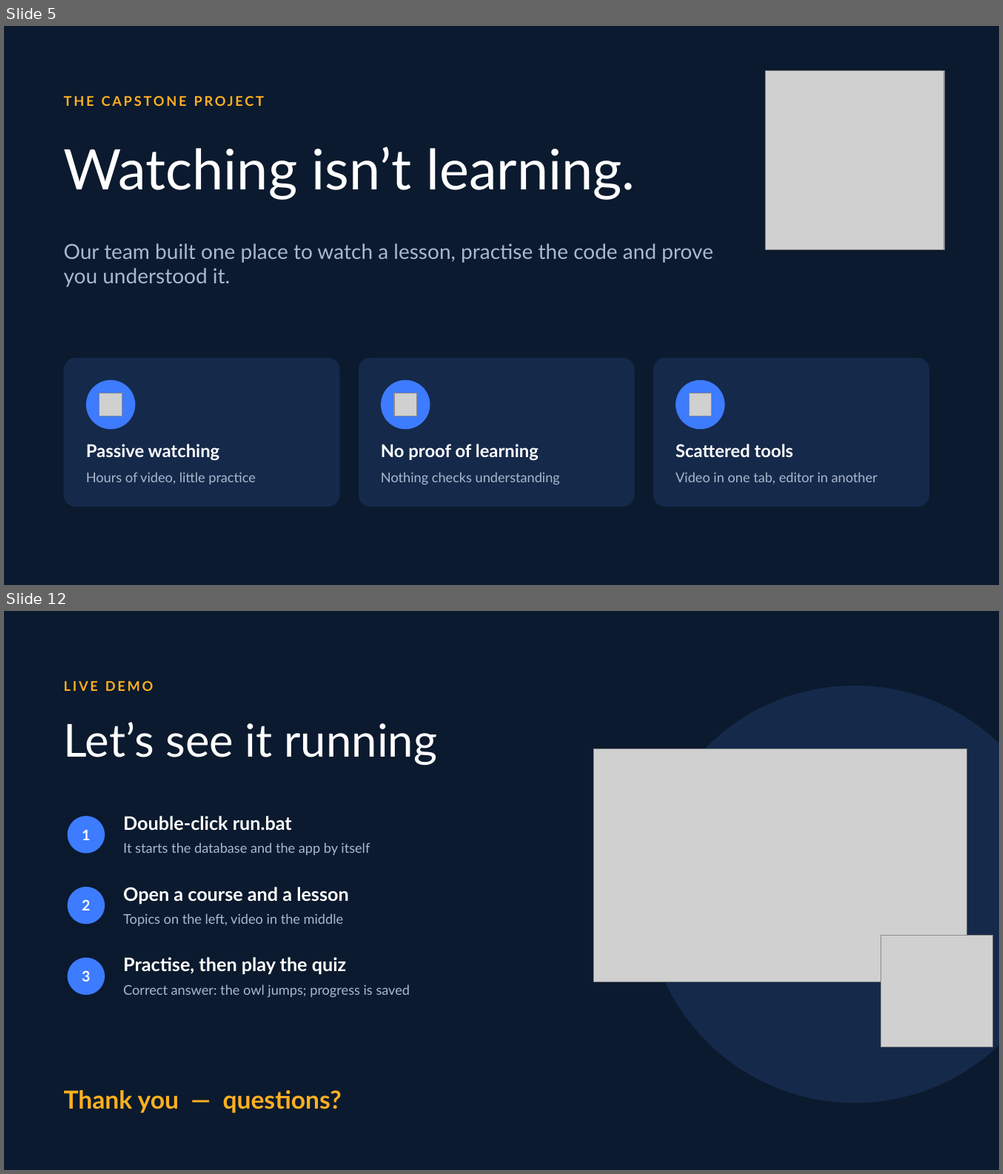
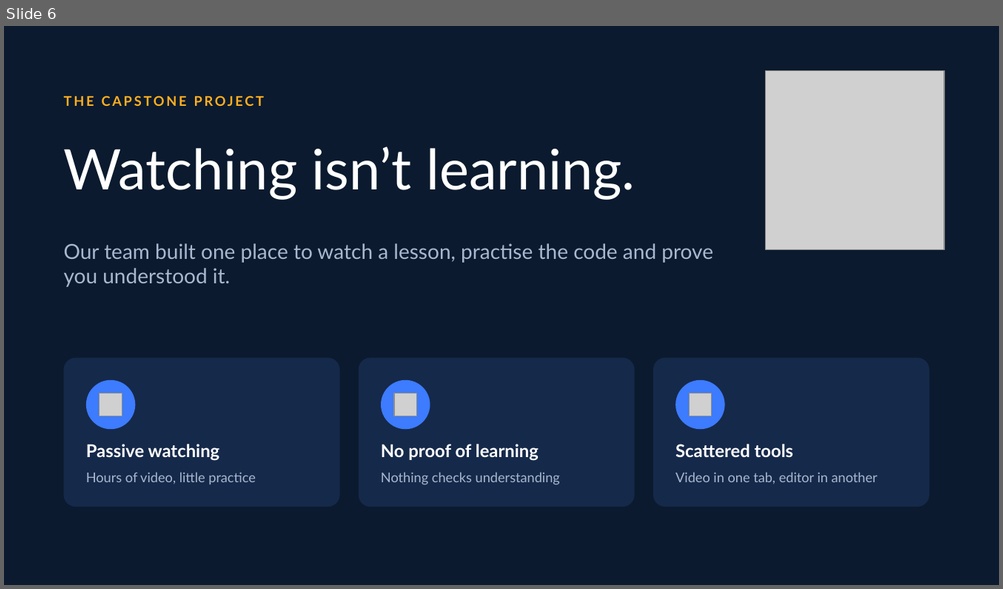
Before and after one commit to Saif-eldin-Ahmed-Helmy/Interactive-Learning-Platform, a slide deck: output/discussion/Saif-DEPI-Discussion.pptx. Shown one above the other, each under a label of ours: slides 5 and 12 before the commit, slide 6 after it; the slides between them are not shown. The pictures are 1003x1174 and 1003x589 pixels, drawn with LibreOffice and Linux fonts; fonts in the diff are those of the drawing; grey boxes stand for pictures. Boxes give left, top, right and bottom in pixels: in the first picture for what was removed or moved away, otherwise in the second. Text is boxed around its words. In the diff, an @@ line names an element or a change of style, - is before the commit and + after.

```diff
--- a/output/discussion/Saif-DEPI-Discussion.pptx
+++ b/output/discussion/Saif-DEPI-Discussion.pptx
@@ slide 12 removed at <box>4,611,999,1170</box>, background #0B1A2E @@
@@ text removed at <box>64,681,153,691</box> @@
-LIVE DEMO
@@ ellipse removed at <box>646,686,999,1103</box> @@
@@ text removed at <box>64,722,438,766</box> @@
-Let’s see it running
@@ picture removed at <box>594,749,967,982</box> @@
@@ ellipse removed at <box>68,816,105,854</box> @@
@@ text removed at <box>82,830,90,840</box> @@
-1
@@ text removed at <box>123,816,292,831</box> @@
-Double-click run.bat
@@ text removed at <box>123,843,370,855</box> @@
-It starts the database and the app by itself
@@ ellipse removed at <box>68,887,105,924</box> @@
@@ text removed at <box>123,887,349,904</box> @@
-Open a course and a lesson
@@ text removed at <box>82,900,90,911</box> @@
-2
@@ text removed at <box>123,914,343,926</box> @@
-Topics on the left, video in the middle
@@ picture removed at <box>881,936,993,1048</box> @@
@@ ellipse removed at <box>68,958,105,995</box> @@
@@ text removed at <box>123,957,346,975</box> @@
-Practise, then play the quiz
@@ text removed at <box>82,971,90,982</box> @@
-3
@@ text removed at <box>123,985,410,998</box> @@
-Correct answer: the owl jumps; progress is saved
@@ text removed at <box>64,1091,341,1113</box> @@
-Thank you — questions?
@@ what was slide 5 is now slide 6 @@
```
Also in this commit, not shown: 4 slides changed, 4 slides added, 2 other slides removed, 10 other files.
